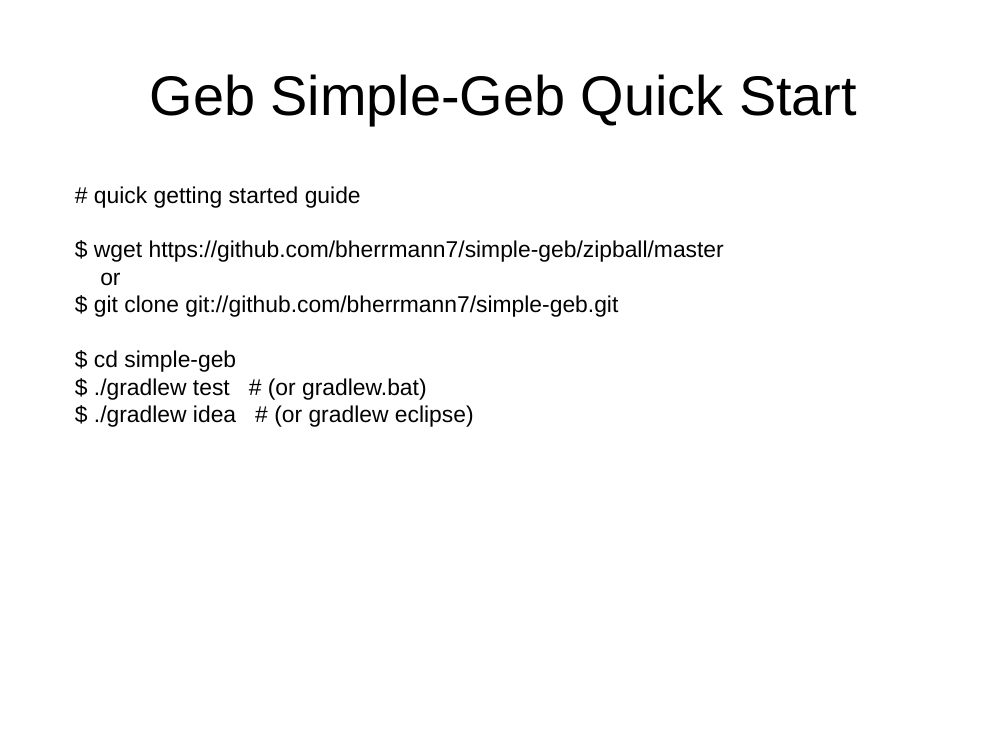
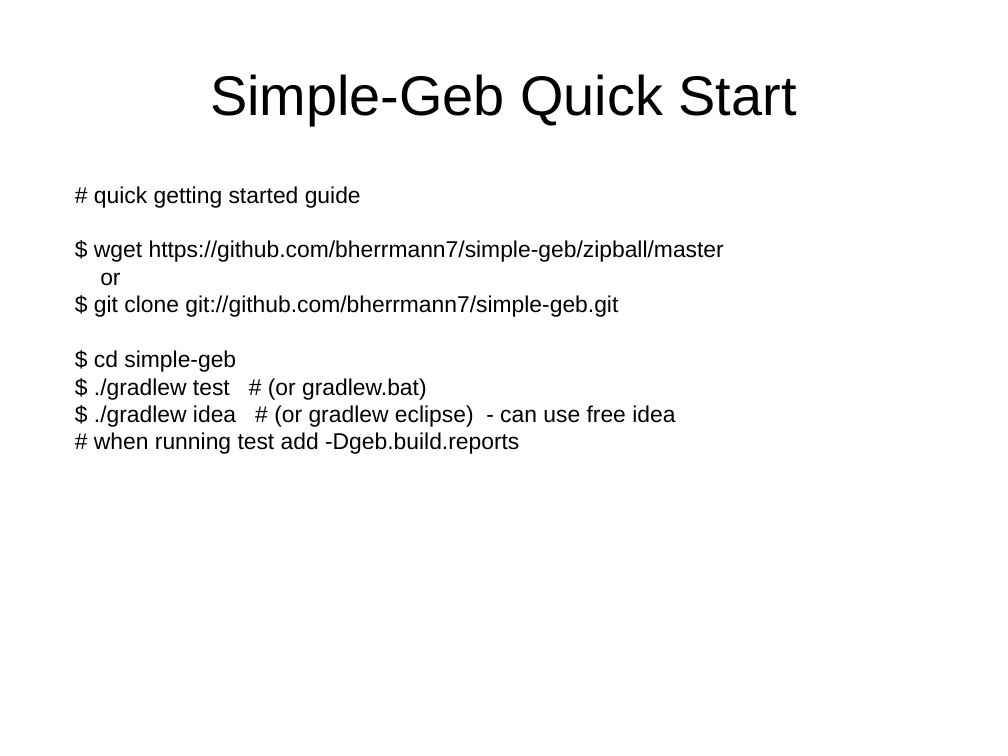
Before and after one commit to bherrmann7/simple-geb, a slide deck: slide 25 of talk/talk.odp. Drawn at 1008x756 pixels with LibreOffice and Linux fonts; fonts in the diff are those of the drawing. Boxes give left, top, right and bottom in pixels: in the first picture for what was removed or moved away, otherwise in the second. Text is boxed around its words. In the diff, an @@ line names an element or a change of style, - is before the commit and + after.

Commit message:
more presentation tweaks

```diff
--- a/talk/talk.odp
+++ b/talk/talk.odp
@@ title at (x1=210, y1=74, x2=797, y2=125): text changed @@
-Geb Simple-Geb Quick Start
+Simple-Geb Quick Start
@@ text at (x1=94, y1=405, x2=675, y2=454): text changed @@
-$ ./gradlew idea # (or gradlew eclipse)
+$ ./gradlew idea # (or gradlew eclipse) - can use free idea
+# when running test add -Dgeb.build.reports
```
Also in this commit, not shown: 3 other slides changed.
